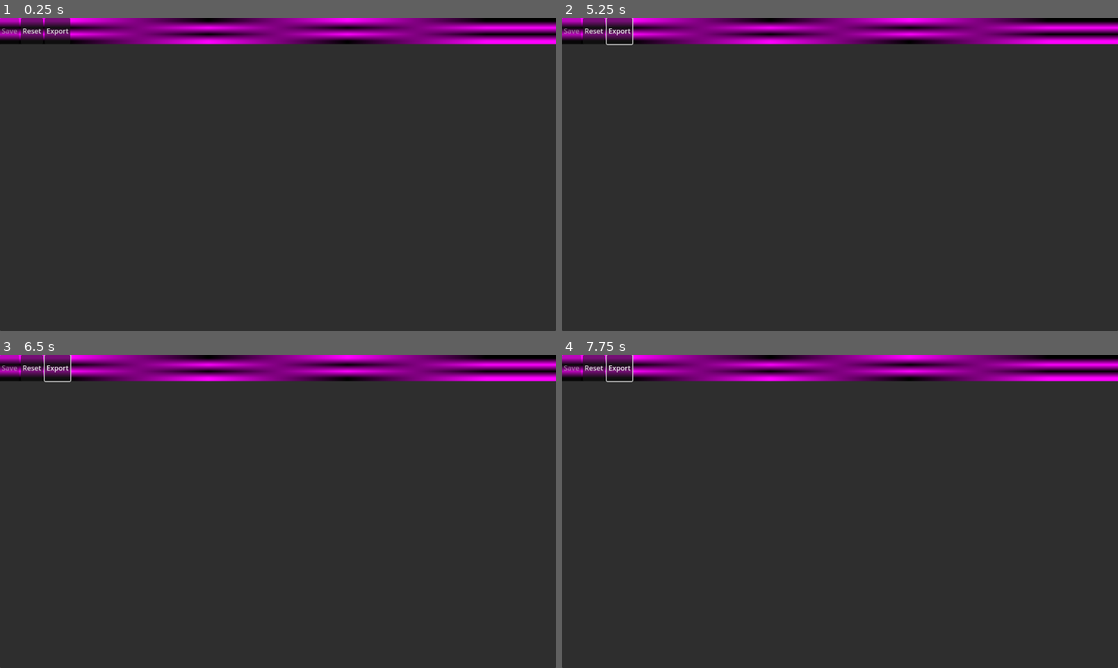
Above: before the commit, frames 1-4 (two rows, left to right).
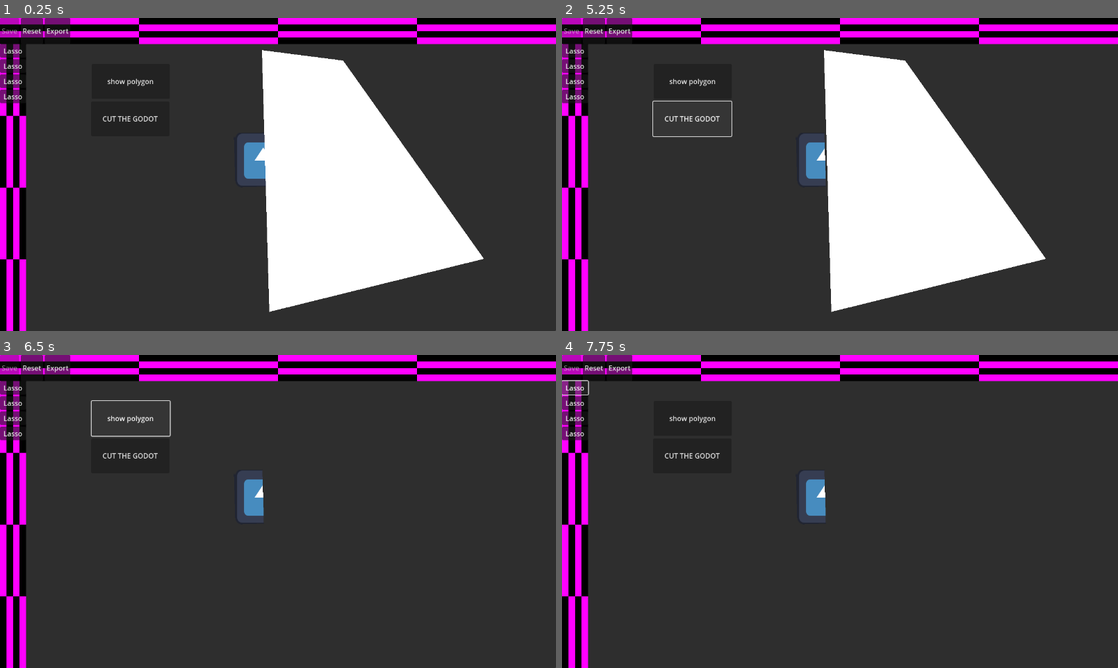
Above: after the commit, the same moments.

Repository: MunnChai/GMTKGameJam2025
Game: Godot game, scene res://apps/photoshop_app/photoshop_app.tscn
Same seed, same stepped clock (60 frames per second), same inputs: the game is played once before the commit and once after it. The project has no main scene, so this scene is started directly. The engine's default icon, where the game draws it, is replaced by a stand-in: a white triangle on a blue panel in a dark square.
Inputs (mouse positions are in pixels of both pictures, inside the frame that each line leads up to):
- Up to frame 1 (0.25 s): no input
- Up to frame 2 (5.25 s): click "Reset" at 0.5 s; click "Export" at 1.25 s; click (573, 49) at 2 s, where only the run after the commit has a clickable "Lasso"; click (573, 64) at 2.75 s, where only the run after the commit has a clickable "Lasso"; click (573, 80) at 3.5 s, where only the run after the commit has a clickable "Lasso"; click (573, 96) at 4.25 s, where only the run after the commit has a clickable "Lasso"; click (689, 118) at 5 s, where only the run after the commit has a clickable "CUT THE GODOT"
- Up to frame 3 (6.5 s): click (133, 417) at 5.75 s, where only the run after the commit has a clickable "show polygon"
- Up to frame 4 (7.75 s): click "Export" at 6.5 s; click (573, 386) at 7.25 s, where only the run after the commit has a clickable "Lasso"

The runs differ from the first frame. In frame 1, 33% of the frame differs, in the area x 0-100%, y 0-100%; in frame 2, 33%; in frame 3, 12%; in frame 4, 12%.

Commit message:
Added some testing chopping

Diff:
--- /dev/null
+++ b/game/gmtkgamejam2025/apps/photoshop_app/photoshop_app.gd
@@ -0,0 +1,91 @@
+class_name PhotoshopApp
+extends Control
+
+## File tools
+@onready var save_button: Button = %SaveButton
+@onready var reset_button: Button = %ResetButton
+@onready var export_button: Button = %ExportButton
+
+## Editing tools
+@onready var lasso_button: Button = %LassoButton
+@onready var cut_button: Button = %CutButton
+@onready var undo_button: Button = %UndoButton
+@onready var redo_button: Button = %RedoButton
+
+## Editing nodes
+@onready var editing_panel: Control = %EditingPanel
+@onready var editing_anchor: Control = %EditingAnchor
+@onready var editable_image: Polygon2D = %EditableImage
+@onready var pasted_selection: Polygon2D = %PastedSelection
+@onready var cutter: Polygon2D = %Cutter
+
+@onready var testbutton: Button = $PanelContainer/VBoxContainer/Body/EditingPanel/EditingAnchor/TESTBUTTON
+@onready var testbutton_2: Button = $PanelContainer/VBoxContainer/Body/EditingPanel/EditingAnchor/TESTBUTTON2
+
+var previous_mouse_position: Vector2
+
+const ZOOM_LEVELS: Array = [
+	0.5,
+	1,
+	2,
+	3,
+	4,
+]
+
+var current_zoom_index: int = 1
+
+func _ready() -> void:
+	await get_tree().process_frame
+	editable_image.texture_offset = editable_image.texture.get_size() / 2
+	editable_image.position = -editable_image.texture.get_size() / 2
+	editing_anchor.position = editing_panel.size / 2
+
+	testbutton_2.pressed.connect(_show_cutter)
+	testbutton.pressed.connect(_on_test_button_pressed)
+
+func _process(delta: float) -> void:
+	var current_mouse_position: Vector2 = editing_panel.get_local_mouse_position()
+
+	var diff: Vector2 = current_mouse_position - previous_mouse_position
+
+	if Input.is_action_pressed("edit_panel_move") and not is_zero_approx(diff.length()):
+		editing_anchor.position += diff
+
+		if editing_anchor.position.x < 0:
+			editing_anchor.position.x = 0
+		elif editing_anchor.position.x > editing_panel.size.x:
+			editing_anchor.position.x = editing_panel.size.x
+
+		if editing_anchor.position.y < 0:
+			editing_anchor.position.y = 0
+		elif editing_anchor.position.y > editing_panel.size.y:
+			editing_anchor.position.y = editing_panel.size.y
+
+	if Input.is_action_just_pressed("edit_panel_zoom_out"):
+		current_zoom_index += 1
+		if current_zoom_index >= ZOOM_LEVELS.size():
+			current_zoom_index = ZOOM_LEVELS.size() - 1
+		editing_anchor.scale = Vector2(ZOOM_LEVELS[current_zoom_index], ZOOM_LEVELS[current_zoom_index])
+
+	if Input.is_action_just_pressed("edit_panel_zoom_in"):
+		current_zoom_index -= 1
+		if current_zoom_index < 0:
+			current_zoom_index = 0
+		editing_anchor.scale = Vector2(ZOOM_LEVELS[current_zoom_index], ZOOM_LEVELS[current_zoom_index])
+
+	previous_mouse_position = current_mouse_position
+
+func _on_test_button_pressed() -> void:
+	print(cutter.polygon)
+	print(editable_image.polygon)
+	var new_polygon = Geometry2D.intersect_polygons(editable_image.polygon, cutter.polygon)
+	print(new_polygon)
+	if new_polygon.is_empty():
+		return
+
+	var newnew_polygon = Geometry2D.clip_polygons(editable_image.polygon, new_polygon[0])
+	print(newnew_polygon[0])
+	editable_image.polygon = newnew_polygon[0]
+
+func _show_cutter() -> void:
+	cutter.visible = !cutter.visible
--- a/game/gmtkgamejam2025/apps/photoshop_app/photoshop_app.tscn
+++ b/game/gmtkgamejam2025/apps/photoshop_app/photoshop_app.tscn
@@ -1,7 +1,13 @@
-[gd_scene load_steps=2 format=3 uid="uid://omxyukgp61bw"]
+[gd_scene load_steps=5 format=3 uid="uid://omxyukgp61bw"]
+
+[ext_resource type="Script" uid="uid://o62f4k604x6h" path="res://apps/photoshop_app/photoshop_app.gd" id="1_5byx1"]
+[ext_resource type="Texture2D" uid="uid://u7milfln4xo0" path="res://icon.svg" id="2_khpmc"]
 
 [sub_resource type="PlaceholderTexture2D" id="PlaceholderTexture2D_4qq7r"]
 size = Vector2(1, 60)
+
+[sub_resource type="PlaceholderTexture2D" id="PlaceholderTexture2D_5byx1"]
+size = Vector2(60, 1)
 
 [node name="PhotoshopApp" type="Control"]
 layout_mode = 3
@@ -10,6 +16,7 @@
 anchor_bottom = 1.0
 grow_horizontal = 2
 grow_vertical = 2
+script = ExtResource("1_5byx1")
 
 [node name="PanelContainer" type="PanelContainer" parent="."]
 layout_mode = 1
@@ -21,8 +28,10 @@
 
 [node name="VBoxContainer" type="VBoxContainer" parent="PanelContainer"]
 layout_mode = 2
+theme_override_constants/separation = 0
 
 [node name="PanelContainer" type="PanelContainer" parent="PanelContainer/VBoxContainer"]
+z_index = 1
 layout_mode = 2
 
 [node name="TextureRect" type="TextureRect" parent="PanelContainer/VBoxContainer/PanelContainer"]
@@ -33,17 +42,97 @@
 layout_mode = 2
 
 [node name="SaveButton" type="Button" parent="PanelContainer/VBoxContainer/PanelContainer/Filebar"]
+unique_name_in_owner = true
 layout_mode = 2
 disabled = true
 text = "Save"
 
-[node name="Button2" type="Button" parent="PanelContainer/VBoxContainer/PanelContainer/Filebar"]
+[node name="ResetButton" type="Button" parent="PanelContainer/VBoxContainer/PanelContainer/Filebar"]
+unique_name_in_owner = true
 layout_mode = 2
 text = "Reset"
 
-[node name="Button3" type="Button" parent="PanelContainer/VBoxContainer/PanelContainer/Filebar"]
+[node name="ExportButton" type="Button" parent="PanelContainer/VBoxContainer/PanelContainer/Filebar"]
+unique_name_in_owner = true
 layout_mode = 2
 text = "Export"
 
 [node name="Body" type="HBoxContainer" parent="PanelContainer/VBoxContainer"]
 layout_mode = 2
+size_flags_vertical = 3
+theme_override_constants/separation = 0
+
+[node name="ToolbarContainer" type="PanelContainer" parent="PanelContainer/VBoxContainer/Body"]
+z_index = 1
+layout_mode = 2
+
+[node name="TextureRect" type="TextureRect" parent="PanelContainer/VBoxContainer/Body/ToolbarContainer"]
+layout_mode = 2
+texture = SubResource("PlaceholderTexture2D_5byx1")
+
+[node name="Toolbar" type="VBoxContainer" parent="PanelContainer/VBoxContainer/Body/ToolbarContainer"]
+layout_mode = 2
+
+[node name="LassoButton" type="Button" parent="PanelContainer/VBoxContainer/Body/ToolbarContainer/Toolbar"]
+unique_name_in_owner = true
+layout_mode = 2
+text = "Lasso"
+
+[node name="CutButton" type="Button" parent="PanelContainer/VBoxContainer/Body/ToolbarContainer/Toolbar"]
+unique_name_in_owner = true
+layout_mode = 2
+text = "Lasso"
+
+[node name="UndoButton" type="Button" parent="PanelContainer/VBoxContainer/Body/ToolbarContainer/Toolbar"]
+unique_name_in_owner = true
+layout_mode = 2
+text = "Lasso"
+
+[node name="RedoButton" type="Button" parent="PanelContainer/VBoxContainer/Body/ToolbarContainer/Toolbar"]
+unique_name_in_owner = true
+layout_mode = 2
+text = "Lasso"
+
+[node name="EditingPanel" type="Control" parent="PanelContainer/VBoxContainer/Body"]
+unique_name_in_owner = true
+clip_contents = true
+layout_mode = 2
+size_flags_horizontal = 3
+
+[node name="EditingAnchor" type="Control" parent="PanelContainer/VBoxContainer/Body/EditingPanel"]
+unique_name_in_owner = true
+anchors_preset = 0
+offset_left = 610.0
+offset_top = 330.0
+offset_right = 610.0
+offset_bottom = 330.0
+
+[node name="EditableImage" type="Polygon2D" parent="PanelContainer/VBoxContainer/Body/EditingPanel/EditingAnchor"]
+unique_name_in_owner = true
+texture = ExtResource("2_khpmc")
+texture_offset = Vector2(64, 64)
+polygon = PackedVector2Array(-68, -62, -64, 64, 63, 60, 62, -63)
+
+[node name="PastedSelection" type="Polygon2D" parent="PanelContainer/VBoxContainer/Body/EditingPanel/EditingAnchor"]
+unique_name_in_owner = true
+
+[node name="Cutter" type="Polygon2D" parent="PanelContainer/VBoxContainer/Body/EditingPanel/EditingAnchor"]
+unique_name_in_owner = true
+position = Vector2(-59, -40)
+polygon = PackedVector2Array(-8, -276, 9, 326, 503, 204, 179, -252)
+
+[node name="TESTBUTTON" type="Button" parent="PanelContainer/VBoxContainer/Body/EditingPanel/EditingAnchor"]
+layout_mode = 0
+offset_left = -460.0
+offset_top = -198.0
+offset_right = -280.0
+offset_bottom = -118.0
+text = "CUT THE GODOT"
+
+[node name="TESTBUTTON2" type="Button" parent="PanelContainer/VBoxContainer/Body/EditingPanel/EditingAnchor"]
+layout_mode = 0
+offset_left = -459.0
+offset_top = -284.0
+offset_right = -279.0
+offset_bottom = -204.0
+text = "show polygon"
--- a/game/gmtkgamejam2025/project.godot
+++ b/game/gmtkgamejam2025/project.godot
@@ -19,7 +19,26 @@
 window/size/viewport_width=1280
 window/size/viewport_height=720
 
+[input]
+
+edit_panel_move={
+"deadzone": 0.2,
+"events": [Object(InputEventMouseButton,"resource_local_to_scene":false,"resource_name":"","device":-1,"window_id":0,"alt_pressed":false,"shift_pressed":false,"ctrl_pressed":false,"meta_pressed":false,"button_mask":4,"position":Vector2(255, 15),"global_position":Vector2(264, 63),"factor":1.0,"button_index":3,"canceled":false,"pressed":true,"double_click":false,"script":null)
+]
+}
+edit_panel_zoom_out={
+"deadzone": 0.2,
+"events": [Object(InputEventMouseButton,"resource_local_to_scene":false,"resource_name":"","device":-1,"window_id":0,"alt_pressed":false,"shift_pressed":false,"ctrl_pressed":false,"meta_pressed":false,"button_mask":8,"position":Vector2(249, 18),"global_position":Vector2(258, 66),"factor":1.0,"button_index":4,"canceled":false,"pressed":true,"double_click":false,"script":null)
+]
+}
+edit_panel_zoom_in={
+"deadzone": 0.2,
+"events": [Object(InputEventMouseButton,"resource_local_to_scene":false,"resource_name":"","device":-1,"window_id":0,"alt_pressed":false,"shift_pressed":false,"ctrl_pressed":false,"meta_pressed":false,"button_mask":16,"position":Vector2(187, 24),"global_position":Vector2(196, 72),"factor":1.0,"button_index":5,"canceled":false,"pressed":true,"double_click":false,"script":null)
+]
+}
+
 [rendering]
 
+textures/canvas_textures/default_texture_filter=0
 renderer/rendering_method="gl_compatibility"
 renderer/rendering_method.mobile="gl_compatibility"
Not shown, added: game/gmtkgamejam2025/apps/photoshop_app/photoshop_app.gd.uid
